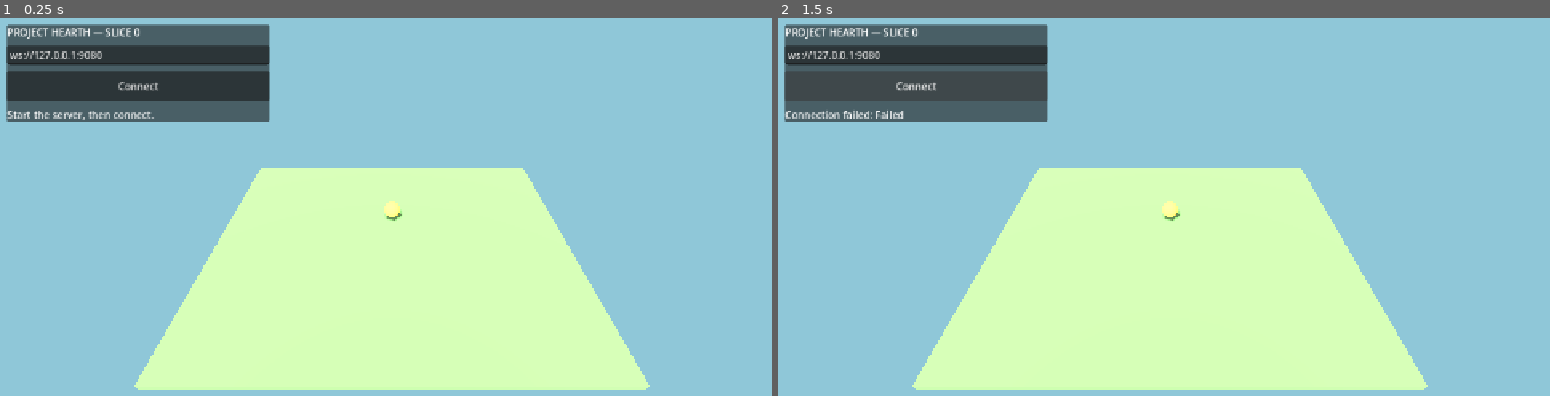
Above: before the commit, frames 1-2 (left to right).
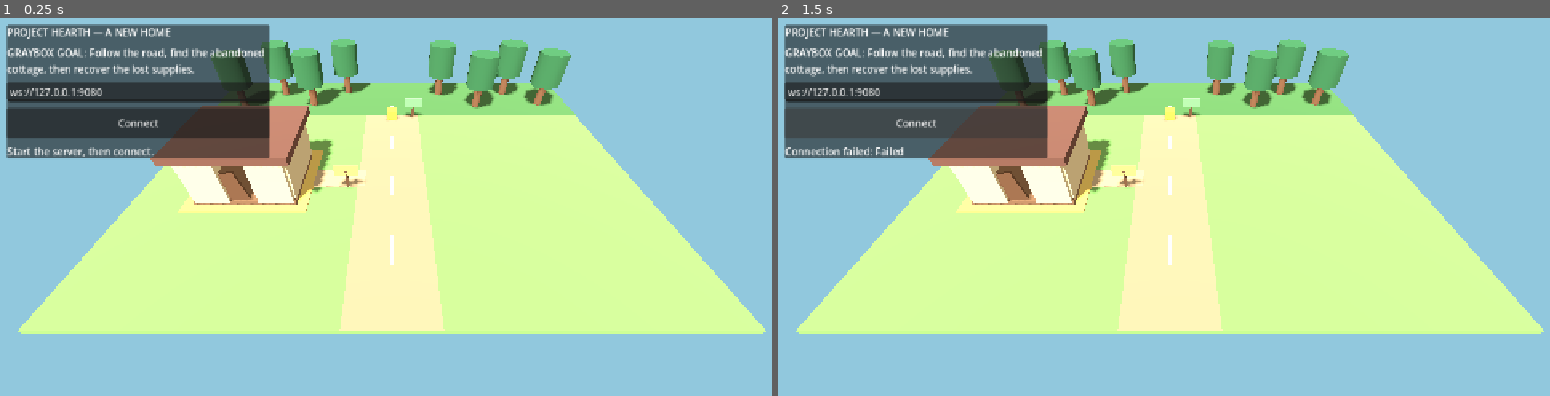
Above: after the commit, the same moments.

Repository: bayajitmohammed/project-hearth
Game: Godot game, scene res://main.tscn
The game is run twice, just before and just after one commit, with the same random seed, the same clock (stepped at 60 frames per second) and the same inputs.
Inputs:
- Up to frame 1 (0.25 s): no input
- Up to frame 2 (1.5 s): tap Enter at 0.5 s; hold D (move_right) 0.53-1.25 s; click "Connect" at 1.25 s

The runs differ from the first frame. In frame 1, 64% of the frame differs, in the area x 0-100%, y 2-99%; in frame 2, 64%.

Commit message:
Build Slice 1 arrival graybox

Diff:
--- /dev/null
+++ b/scripts/graybox_world.gd
@@ -0,0 +1,150 @@
+class_name GrayboxWorld
+extends RefCounted
+
+const WorldStateModel = preload("res://scripts/world_state.gd")
+
+
+static func build(root: Node3D) -> Dictionary:
+	_add_environment(root)
+	_add_ground(root)
+	_add_road(root)
+	_add_cottage(root)
+	_add_forest_edge(root)
+	_add_landmark_signs(root)
+
+	var supplies := _add_box(
+		root,
+		"LostSupplies",
+		Vector3(0.9, 0.8, 0.9),
+		WorldStateModel.COLLECTIBLE_POSITION,
+		Color("e8ad45")
+	)
+	var supplies_material := supplies.material_override as StandardMaterial3D
+	supplies_material.emission_enabled = true
+	supplies_material.emission = Color("6f4213")
+
+	var camera := Camera3D.new()
+	camera.name = "PlayerCamera"
+	camera.position = WorldStateModel.SPAWN_POINT + Vector3(0.0, 13.0, 11.0)
+	camera.rotation_degrees = Vector3(-48.0, 0.0, 0.0)
+	camera.current = true
+	root.add_child(camera)
+
+	return {"collectible": supplies, "camera": camera}
+
+
+static func _add_environment(root: Node3D) -> void:
+	var environment := WorldEnvironment.new()
+	var resource := Environment.new()
+	resource.background_mode = Environment.BG_COLOR
+	resource.background_color = Color("91c8dd")
+	resource.ambient_light_source = Environment.AMBIENT_SOURCE_COLOR
+	resource.ambient_light_color = Color("fff4dc")
+	resource.ambient_light_energy = 0.72
+	environment.environment = resource
+	root.add_child(environment)
+
+	var light := DirectionalLight3D.new()
+	light.rotation_degrees = Vector3(-55.0, -25.0, 0.0)
+	light.shadow_enabled = true
+	root.add_child(light)
+
+
+static func _add_ground(root: Node3D) -> void:
+	_add_box(root, "Grass", Vector3(36.0, 0.25, 30.0), Vector3(0.0, -0.125, 0.0), Color("78a95e"))
+	_add_box(root, "ForestGround", Vector3(36.0, 0.08, 8.0), Vector3(0.0, 0.04, -11.0), Color("4f7d4a"))
+
+
+static func _add_road(root: Node3D) -> void:
+	_add_box(root, "ArrivalRoad", Vector3(5.0, 0.06, 30.0), Vector3(0.0, 0.04, 0.0), Color("a58d70"))
+	_add_box(root, "CottagePath", Vector3(7.0, 0.065, 2.0), Vector3(-5.5, 0.045, 3.0), Color("b7a180"))
+	for z_position: float in [-8.0, -2.0, 4.0, 10.0]:
+		_add_box(root, "RoadStone", Vector3(0.18, 0.03, 2.2), Vector3(0.0, 0.09, z_position), Color("d1c2a8"))
+
+
+static func _add_cottage(root: Node3D) -> void:
+	var cottage_center := Vector3(-10.0, 0.0, 3.0)
+	_add_box(root, "CottageFloor", Vector3(7.0, 0.3, 6.0), cottage_center + Vector3(0.0, 0.15, 0.0), Color("826249"))
+	_add_box(root, "CottageBack", Vector3(7.0, 3.2, 0.35), cottage_center + Vector3(0.0, 1.8, -2.85), Color("d9c49b"))
+	_add_box(root, "CottageLeft", Vector3(0.35, 3.2, 5.4), cottage_center + Vector3(-3.3, 1.8, 0.0), Color("d9c49b"))
+	_add_box(root, "CottageRight", Vector3(0.35, 3.2, 5.4), cottage_center + Vector3(3.3, 1.8, 0.0), Color("d9c49b"))
+	_add_box(root, "CottageFrontLeft", Vector3(2.4, 3.2, 0.35), cottage_center + Vector3(-2.15, 1.8, 2.85), Color("d9c49b"))
+	_add_box(root, "CottageFrontRight", Vector3(2.4, 3.2, 0.35), cottage_center + Vector3(2.15, 1.8, 2.85), Color("d9c49b"))
+	_add_box(root, "CottageRoof", Vector3(7.8, 0.5, 6.8), cottage_center + Vector3(0.0, 3.7, 0.0), Color("704d43"))
+	_add_box(root, "BrokenDoor", Vector3(1.5, 2.3, 0.18), cottage_center + Vector3(-0.55, 1.3, 2.72), Color("694a36"), Vector3(0.0, 0.0, 12.0))
+	_add_box(root, "RepairPlot", Vector3(8.5, 0.08, 7.5), cottage_center + Vector3(0.0, 0.05, 0.0), Color("d9ba62"))
+
+
+static func _add_forest_edge(root: Node3D) -> void:
+	var tree_positions := [
+		Vector3(-15.0, 0.0, -9.0), Vector3(-11.5, 0.0, -12.0), Vector3(-8.0, 0.0, -9.5),
+		Vector3(-4.8, 0.0, -12.5), Vector3(5.0, 0.0, -12.0), Vector3(8.5, 0.0, -9.0),
+		Vector3(12.0, 0.0, -12.2), Vector3(15.0, 0.0, -9.5)
+	]
+	for index: int in tree_positions.size():
+		_add_tree(root, "Tree%d" % index, tree_positions[index])
+
+
+static func _add_tree(root: Node3D, tree_name: String, tree_position: Vector3) -> void:
+	var trunk := _add_cylinder(root, tree_name + "Trunk", 0.35, 2.7, tree_position + Vector3(0.0, 1.35, 0.0), Color("76533c"))
+	trunk.rotation_degrees.y = float(tree_name.hash() % 30)
+	_add_cylinder(root, tree_name + "Crown", 1.35, 2.8, tree_position + Vector3(0.0, 3.4, 0.0), Color("376c46"), 6)
+
+
+static func _add_landmark_signs(root: Node3D) -> void:
+	_add_sign(root, "CottageSign", Vector3(-3.2, 0.0, 4.0), Color("e3bd68"))
+	_add_sign(root, "ForestSign", Vector3(2.0, 0.0, -6.7), Color("77b879"))
+
+
+static func _add_sign(root: Node3D, sign_name: String, sign_position: Vector3, color: Color) -> void:
+	_add_box(root, sign_name + "Post", Vector3(0.18, 1.5, 0.18), sign_position + Vector3(0.0, 0.75, 0.0), Color("624733"))
+	_add_box(root, sign_name, Vector3(1.7, 0.75, 0.18), sign_position + Vector3(0.0, 1.45, 0.0), color)
+
+
+static func _add_box(
+	root: Node3D,
+	node_name: String,
+	size: Vector3,
+	mesh_position: Vector3,
+	color: Color,
+	rotation: Vector3 = Vector3.ZERO
+) -> MeshInstance3D:
+	var instance := MeshInstance3D.new()
+	instance.name = node_name
+	var mesh := BoxMesh.new()
+	mesh.size = size
+	instance.mesh = mesh
+	instance.position = mesh_position
+	instance.rotation_degrees = rotation
+	instance.material_override = _material(color)
+	root.add_child(instance)
+	return instance
+
+
+static func _add_cylinder(
+	root: Node3D,
+	node_name: String,
+	radius: float,
+	height: float,
+	mesh_position: Vector3,
+	color: Color,
+	radial_segments: int = 12
+) -> MeshInstance3D:
+	var instance := MeshInstance3D.new()
+	instance.name = node_name
+	var mesh := CylinderMesh.new()
+	mesh.top_radius = radius
+	mesh.bottom_radius = radius
+	mesh.height = height
+	mesh.radial_segments = radial_segments
+	instance.mesh = mesh
+	instance.position = mesh_position
+	instance.material_override = _material(color)
+	root.add_child(instance)
+	return instance
+
+
+static func _material(color: Color) -> StandardMaterial3D:
+	var material := StandardMaterial3D.new()
+	material.albedo_color = color
+	return material
--- a/scripts/main.gd
+++ b/scripts/main.gd
@@ -3,6 +3,7 @@
 const DEFAULT_PORT := 9080
 const SAVE_PATH := "user://slice_zero_world.json"
 const WorldStateModel = preload("res://scripts/world_state.gd")
+const GrayboxWorldBuilder = preload("res://scripts/graybox_world.gd")
 
 var world_state := WorldStateModel.new()
 var peer_to_token: Dictionary = {}
@@ -18,6 +19,7 @@
 var address_input: LineEdit
 var connect_button: Button
 var collectible_mesh: MeshInstance3D
+var game_camera: Camera3D
 
 
 func _ready() -> void:
@@ -48,6 +50,15 @@
 	var input_vector := Input.get_vector("move_left", "move_right", "move_forward", "move_back")
 	input_vector = (input_vector + _touch_input_vector()).limit_length(1.0)
 	submit_input.rpc_id(1, input_vector)
+
+
+func _process(delta: float) -> void:
+	if game_camera == null or not player_nodes.has(local_token):
+		return
+	var player_node: MeshInstance3D = player_nodes[local_token]
+	var target_position := player_node.position + Vector3(0.0, 13.0, 11.0)
+	game_camera.position = game_camera.position.lerp(target_position, minf(delta * 6.0, 1.0))
+	game_camera.look_at(player_node.position + Vector3(0.0, 0.5, 0.0))
 
 
 func _simulate_server(delta: float) -> void:
@@ -128,7 +139,7 @@
 
 func _on_connected_to_server() -> void:
 	client_connected = true
-	_status("Connected — use WASD or arrow keys")
+	_status("Connected — follow the road toward the lost supplies")
 	connect_button.disabled = true
 	register_player.rpc_id(1, local_token)
 
@@ -214,48 +225,9 @@
 
 
 func _build_world() -> void:
-	var environment := WorldEnvironment.new()
-	var environment_resource := Environment.new()
-	environment_resource.background_mode = Environment.BG_COLOR
-	environment_resource.background_color = Color("8fc7d8")
-	environment_resource.ambient_light_source = Environment.AMBIENT_SOURCE_COLOR
-	environment_resource.ambient_light_color = Color.WHITE
-	environment_resource.ambient_light_energy = 0.65
-	environment.environment = environment_resource
-	add_child(environment)
-
-	var light := DirectionalLight3D.new()
-	light.rotation_degrees = Vector3(-55.0, -25.0, 0.0)
-	light.shadow_enabled = true
-	add_child(light)
-
-	var floor_mesh := MeshInstance3D.new()
-	var floor_box := BoxMesh.new()
-	floor_box.size = Vector3(18.0, 0.25, 14.0)
-	floor_mesh.mesh = floor_box
-	floor_mesh.position.y = -0.125
-	var floor_material := StandardMaterial3D.new()
-	floor_material.albedo_color = Color("7aae68")
-	floor_mesh.material_override = floor_material
-	add_child(floor_mesh)
-
-	collectible_mesh = MeshInstance3D.new()
-	var collectible_shape := SphereMesh.new()
-	collectible_shape.radius = 0.45
-	collectible_shape.height = 0.9
-	collectible_mesh.mesh = collectible_shape
-	collectible_mesh.position = WorldStateModel.COLLECTIBLE_POSITION
-	var collectible_material := StandardMaterial3D.new()
-	collectible_material.albedo_color = Color("ffd45c")
-	collectible_material.emission_enabled = true
-	collectible_material.emission = Color("ba7b15")
-	collectible_mesh.material_override = collectible_material
-	add_child(collectible_mesh)
-
-	var camera := Camera3D.new()
-	camera.position = Vector3(0.0, 11.0, 10.5)
-	camera.rotation_degrees = Vector3(-45.0, 0.0, 0.0)
-	add_child(camera)
+	var world_nodes := GrayboxWorldBuilder.build(self)
+	collectible_mesh = world_nodes["collectible"]
+	game_camera = world_nodes["camera"]
 
 
 func _build_interface() -> void:
@@ -277,8 +249,12 @@
 	content.add_theme_constant_override("separation", 10)
 	panel.add_child(content)
 	var title := Label.new()
-	title.text = "PROJECT HEARTH — SLICE 0"
+	title.text = "PROJECT HEARTH — A NEW HOME"
 	content.add_child(title)
+	var objective := Label.new()
+	objective.text = "GRAYBOX GOAL: Follow the road, find the abandoned cottage, then recover the lost supplies."
+	objective.autowrap_mode = TextServer.AUTOWRAP_WORD_SMART
+	content.add_child(objective)
 	address_input = LineEdit.new()
 	address_input.text = "ws://127.0.0.1:%d" % DEFAULT_PORT
 	address_input.placeholder_text = "Server address"
--- a/scripts/world_state.gd
+++ b/scripts/world_state.gd
@@ -1,9 +1,13 @@
 class_name WorldState
 extends RefCounted
 
-const SPAWN_POINT := Vector3(0.0, 0.6, 4.0)
-const COLLECTIBLE_POSITION := Vector3(0.0, 0.5, -2.0)
+const SPAWN_POINT := Vector3(0.0, 0.6, 10.0)
+const COLLECTIBLE_POSITION := Vector3(0.0, 0.5, -6.5)
 const PICKUP_RADIUS := 1.15
+const WORLD_MIN_X := -17.0
+const WORLD_MAX_X := 17.0
+const WORLD_MIN_Z := -14.0
+const WORLD_MAX_Z := 14.0
 
 var collectible_collected := false
 var positions: Dictionary = {}
@@ -20,8 +24,8 @@
 	if direction.length_squared() > 1.0:
 		direction = direction.normalized()
 	var next_position: Vector3 = register_player(player_token) + direction * 4.0 * delta
-	next_position.x = clampf(next_position.x, -8.0, 8.0)
-	next_position.z = clampf(next_position.z, -6.0, 6.0)
+	next_position.x = clampf(next_position.x, WORLD_MIN_X, WORLD_MAX_X)
+	next_position.z = clampf(next_position.z, WORLD_MIN_Z, WORLD_MAX_Z)
 	positions[player_token] = next_position
 	return next_position
 
--- a/tests/test_world_state.gd
+++ b/tests/test_world_state.gd
@@ -9,6 +9,10 @@
 	assert(first_spawn == WorldStateModel.SPAWN_POINT)
 
 	state.move_player("player-a", Vector2(0.0, -1.0), 1.5)
+	assert(state.register_player("player-a").z < first_spawn.z)
+	state.move_player("player-a", Vector2(-1.0, 0.0), 100.0)
+	assert(state.register_player("player-a").x == WorldStateModel.WORLD_MIN_X)
+	state.positions["player-a"] = WorldStateModel.COLLECTIBLE_POSITION
 	assert(state.try_collect("player-a"))
 	assert(not state.try_collect("player-a"), "The collectible must only be claimed once.")
 
@@ -16,5 +20,5 @@
 	restored.load_dictionary(state.to_dictionary())
 	assert(restored.collectible_collected)
 	assert(restored.register_player("player-a") == state.positions["player-a"])
-	print("PASS: Slice 0 world state")
+	print("PASS: Project Hearth world state")
 	quit()
Not shown, changed: AGENTS.md
Not shown, changed: README.md
